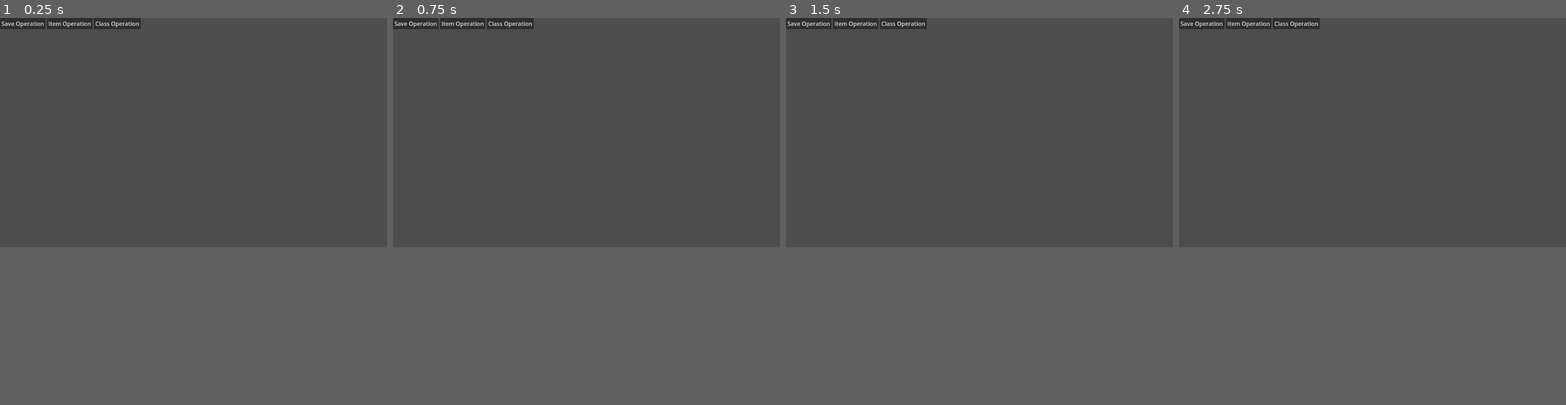
Above: before the commit, frames 1-4 (left to right).
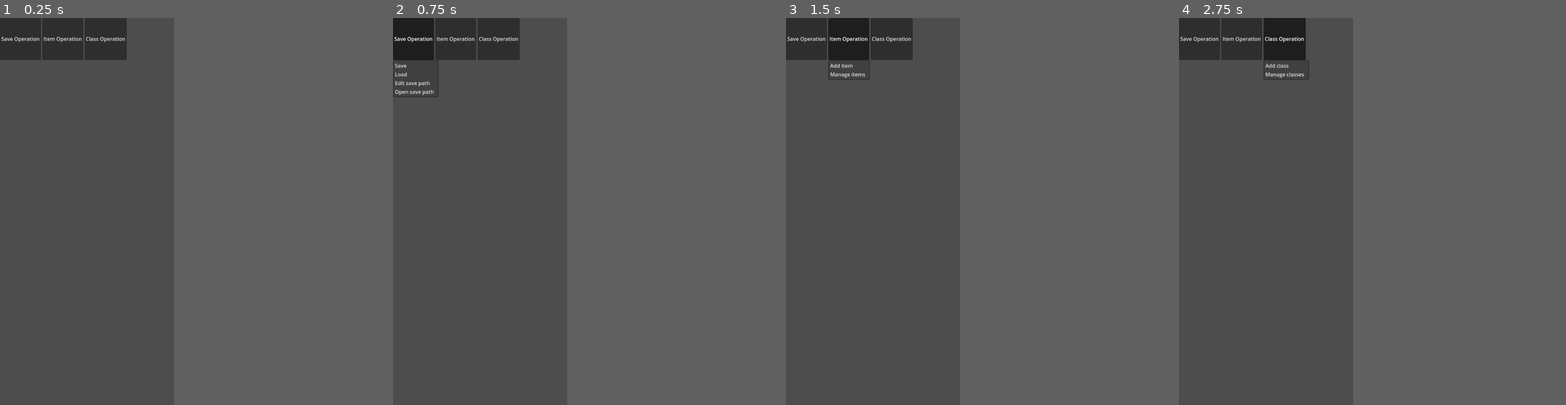
Above: after the commit, the same moments.

Repository: lfoxhlnut/KeyManager
Game: Godot game, scene res://ui/main.tscn
Two runs of this game, one before a commit and one after it. Both use one fixed random seed, a clock stepped at 60 frames per second and the inputs below.
Inputs (mouse positions are in pixels of both pictures, inside the frame that each line leads up to):
- Up to frame 1 (0.25 s): no input
- Up to frame 2 (0.75 s): click (439, 29) at 0.5 s, where only the run after the commit has a clickable "Save Operation"
- Up to frame 3 (1.5 s): click (925, 29) at 1.25 s, where only the run after the commit has a clickable "Item Operation"
- Up to frame 4 (2.75 s): click (1415, 29) at 2 s, where only the run after the commit has a clickable "Class Operation"
In our replay, the window is 800x474 before the commit and 360x800 after it. These sizes can differ from the game's own. Grey fills any space a smaller window leaves; there, only what the larger window draws over its background counts as a difference.

The runs differ from the first frame. In frame 1, 2.7% of the frame differs, in the area x 0-37%, y 0-11%; in frame 2, 3.0%, in the area x 0-37%, y 0-21%; in frame 3, 2.9%; in frame 4, 2.9%.

Commit message:
Adapt for Android(work in progress).
Add tool script.
Add warning under certain condition.
Update custom_user_dir_name.

Diff:
--- a/global/global.tscn
+++ b/global/global.tscn
@@ -1,6 +1,10 @@
-[gd_scene load_steps=2 format=3 uid="uid://d2sdwnvlwhspu"]
+[gd_scene load_steps=3 format=3 uid="uid://d2sdwnvlwhspu"]
 
 [ext_resource type="Script" path="res://script/global.gd" id="1_mslls"]
+[ext_resource type="Script" path="res://script/auto_run.gd" id="2_aut2g"]
 
 [node name="Global" type="Node"]
 script = ExtResource("1_mslls")
+
+[node name="AutoRun" type="Node" parent="."]
+script = ExtResource("2_aut2g")
--- a/project.godot
+++ b/project.godot
@@ -13,7 +13,7 @@
 config/name="KeyManager"
 run/main_scene="res://ui/main.tscn"
 config/use_custom_user_dir=true
-config/custom_user_dir_name="bluewave"
+config/custom_user_dir_name="Bluewave111/KeyManager"
 config/features=PackedStringArray("4.2", "Forward Plus")
 config/icon="res://icon.svg"
 
@@ -24,9 +24,15 @@
 [display]
 
 window/size/viewport_width=1080
-window/size/viewport_height=640
-window/size/always_on_top=true
+window/size/viewport_height=2400
+window/size/window_width_override=540
+window/size/window_height_override=1200
+window/handheld/orientation=1
 
 [filesystem]
 
 import/blender/enabled=false
+
+[rendering]
+
+textures/vram_compression/import_etc2_astc=true
--- /dev/null
+++ b/script/auto_run.gd
@@ -0,0 +1,34 @@
+@tool
+class_name AutoRun
+extends Node
+
+# Prevent callback function runs too many times.
+# It seems that scene with tool script could not use "@onready var timer"
+# (at least there will be an error "Cannot call method 'is_stopped' on a null value.").
+var interval := 2
+var can_callback := true
+
+func _ready() -> void:
+	ProjectSettings.settings_changed.connect(_on_project_settings_changed)
+
+
+func _on_project_settings_changed() -> void:
+	if not can_callback:
+		return
+	can_callback = false
+	get_tree().create_timer(interval).timeout.connect(func():
+		can_callback = true
+	)
+
+	adjust_width_override()
+
+
+func adjust_width_override() -> void:
+	var height_override: int = ProjectSettings.get_setting("display/window/size/window_height_override")
+	var height: int = ProjectSettings.get_setting("display/window/size/viewport_height")
+	var width: int = ProjectSettings.get_setting("display/window/size/viewport_width")
+	var width_override := int(1.0 * height_override * width / height)
+	ProjectSettings.set_setting(
+		"display/window/size/window_width_override",
+		width_override
+	)
--- a/script/content.gd
+++ b/script/content.gd
@@ -8,7 +8,7 @@
 var tab_title: Array[String] = []
 var tab_info: Array[Array] = []
 # 学到的: 这里封装 current_... 使得下次修改存档版本会变得简单得多
-var current_tab_title: String = "":
+var current_tab_title: String:
 	set(v):
 		tab_title[title.current_tab] = v
 	get:
@@ -178,6 +178,8 @@
 
 
 func modify_current_class(modified: Data) -> void:
+	if is_empty():
+		return
 	var res: Array[Data] = []
 
 	# 判断当前 class 修改后是否与其他的 class 冲突
@@ -228,3 +230,7 @@
 	tab_info = new_info
 	initialize()
 	title.current_tab = new_current_id
+
+
+func is_empty() -> bool:
+	return tab_title.is_empty()
--- a/script/data.gd
+++ b/script/data.gd
@@ -8,6 +8,7 @@
 var info: PackedStringArray = []:
 	set(v):
 		info = v.duplicate()
+# "valid" can be replaced like this: {data=data, valid=true}.
 var valid := true	# 用于判定该 Data 是否是用户输入的(逻辑由返回 Data 的函数/信号等处理)
 
 func _init(_title: String = "", _info: Array[String] = []) -> void:
--- a/script/global.gd
+++ b/script/global.gd
@@ -2,17 +2,19 @@
 
 const DEBUG = true
 
-# NOTE:这些似乎有问题/
-#var WIN_WIDTH: float = ProjectSettings.get_setting("display/window/size/viewport_width")
-#var WIN_HEIGHT: float = ProjectSettings.get_setting("display/window/size/viewport_height")
-#var WIN_SIZE: Vector2:
-	#get:
-		#return Vector2(WIN_WIDTH, WIN_HEIGHT)
-
-
-const WIN_WIDTH = 1080
-const WIN_HEIGHT = 640
-const WIN_SIZE = Vector2(WIN_WIDTH, WIN_HEIGHT)
+var WIN_WIDTH: float:
+	get:
+		if OS.has_feature("editor"):
+			return ProjectSettings.get_setting("display/window/size/window_width_override")
+		return ProjectSettings.get_setting("display/window/size/viewport_width")
+var WIN_HEIGHT: float:
+	get:
+		if OS.has_feature("editor"):
+			return ProjectSettings.get_setting("display/window/size/window_height_override")
+		return ProjectSettings.get_setting("display/window/size/viewport_height")
+var WIN_SIZE: Vector2:
+	get:
+		return Vector2(WIN_WIDTH, WIN_HEIGHT)
 
 const DEFAULT_SAVE_PATH = "user://"
 const DEFAULT_SAVE_FILENAME = "save.dat"
@@ -27,6 +29,12 @@
 	if err != OK:
 		print_debug("fail to load config file. err code: ", err)
 
+	@warning_ignore("unused_variable")
+	var max_size := DisplayServer.screen_get_usable_rect().size
+
+	match OS.get_name():
+		"Android":
+			pass
 
 func _exit_tree() -> void:
 	save_config()
--- a/script/hud.gd
+++ b/script/hud.gd
@@ -7,3 +7,9 @@
 		color_rect.mouse_filter = Control.MOUSE_FILTER_STOP if v else Control.MOUSE_FILTER_IGNORE
 
 @onready var color_rect: ColorRect = $ColorRect
+@onready var confirmation_dialog: ConfirmationDialog = $ConfirmationDialog
+
+
+func warn(info: String) -> void:
+	confirmation_dialog.dialog_text = info
+	confirmation_dialog.popup()
--- a/script/main.gd
+++ b/script/main.gd
@@ -1,6 +1,7 @@
 extends Node
 @onready var content: Content = $Content
 @onready var menu: Menu = $HUD/Menu
+@onready var hud: HUD = $HUD
 
 # TODO:
 # 添加注释, 或者两者一起(可能比较
@@ -45,9 +46,15 @@
 	return save_dict
 
 
-func _on_menu_item_add_pressed(data: Data) -> void:
-	# 空的数据不被承认
-	if not data.is_empty():
+func _on_menu_item_add_pressed() -> void:
+	if content.is_empty():
+		hud.warn("No class now. Add a class first.")
+		return
+
+	var data := await menu.get_data_from_ew()
+
+	# Permit if data is valid and not empty.
+	if data.valid and not data.is_empty():
 		content.add_item(data)
 
 
@@ -57,6 +64,9 @@
 
 
 func _on_menu_item_manage_pressed() -> void:
+	if content.is_empty():
+		hud.warn("No class now.")
+		return
 	var old_data := content.get_current_class_info()
 	var modified := await menu.get_data_from_ew(old_data)
 
@@ -66,6 +76,9 @@
 
 
 func _on_menu_class_manage_pressed() -> void:
+	if content.is_empty():
+		hud.warn("No class now.")
+		return
 	var original := Data.new("", content.tab_title)
 
 	var modified := await menu.get_data_from_ew(original, EwSubInfo.TYPE.label)
--- a/script/menu.gd
+++ b/script/menu.gd
@@ -3,7 +3,7 @@
 
 signal save_pressed(save_key: String)
 signal load_pressed(save_key: String)
-signal item_add_pressed(data: Data)
+signal item_add_pressed()
 signal item_manage_pressed
 signal class_add_pressed(data: Data)
 signal class_manage_pressed
@@ -29,9 +29,13 @@
 	"Add class",
 	"Manage classes"
 ]
-@onready var save_operation: PopupMenu = $"MenuBar/Save Operation"
-@onready var item_operation: PopupMenu = $"MenuBar/Item Operation"
-@onready var class_operation: PopupMenu = $"MenuBar/Class Operation"
+@onready var save_btn: MenuButton = $HBoxContainer/SaveOperation
+@onready var item_btn: MenuButton = $HBoxContainer/ItemOperation
+@onready var class_btn: MenuButton = $HBoxContainer/ClassOperation
+# Still couldn't resize popup menu. To build a new one.
+@onready var save_popup: PopupMenu = save_btn.get_popup()
+@onready var item_popup: PopupMenu = item_btn.get_popup()
+@onready var class_popup: PopupMenu = class_btn.get_popup()
 @onready var info_input: InfoInput = $CenterContainer/InfoInput
 @onready var file_dialog: FileDialog = $FileDialog
 @onready var hud: HUD = $".."
@@ -42,27 +46,34 @@
 
 
 func _ready() -> void:
+	load_config()
 	center_container.size = Global.WIN_SIZE
-	info_input.custom_minimum_size = Global.WIN_SIZE * 0.6
-	info_input.input_size = Vector2(size.x * 0.4, size.x * 0.1)
+	info_input.input_size = Vector2(Global.WIN_WIDTH * 0.4, Global.WIN_HEIGHT * 0.05)
+
+	info_input.custom_minimum_size = Vector2(Global.WIN_WIDTH * 0.9, Global.WIN_HEIGHT * 0.05 + 32)
+
+	# TODO: A component(node) that apply percentage size to its parent.
 	@warning_ignore("narrowing_conversion")
-	file_dialog.size.x = 0.75 * size.x
+	file_dialog.size.x = 0.75 * Global.WIN_WIDTH
 	@warning_ignore("narrowing_conversion")
-	file_dialog.size.y = 0.4 * size.x	# 这里用的是 size.x, 只能保证 menu 的宽度和屏幕一样
-	file_dialog.position = 0.5 * (Global.WIN_SIZE - (file_dialog.size as Vector2))	# 居中
+	file_dialog.size.y = 0.8 * Global.WIN_HEIGHT
+	set_popup_menu_item_text()
+	save_popup.index_pressed.connect(_on_save_operation_index_pressed)
+	item_popup.index_pressed.connect(_on_item_operation_index_pressed)
+	class_popup.index_pressed.connect(_on_class_operation_index_pressed)
 
 
-	set_popup_menu_item_text()
-	load_config()
+func center_file_dialog() -> void:
+	file_dialog.position = 0.5 * (Global.WIN_SIZE - (file_dialog.size as Vector2))
 
 
 func set_popup_menu_item_text() -> void:
 	for i: String in SaveOpText:
-		save_operation.add_item(i)
+		save_popup.add_item(i)
 	for i: String in ItemOpText:
-		item_operation.add_item(i)
+		item_popup.add_item(i)
 	for i: String in ClassOpText:
-		class_operation.add_item(i)
+		class_popup.add_item(i)
 
 
 func load_config() -> void:
@@ -86,6 +97,7 @@
 
 func _on_edit_save_path_pressed() -> void:
 	file_dialog.current_dir = ProjectSettings.globalize_path(save_path)
+	center_file_dialog()
 	file_dialog.show()
 	var s: String = await file_dialog.dir_selected
 	if not s.is_empty():
@@ -156,8 +168,8 @@
 		SaveOp.EDIT_PATH:
 			_on_edit_save_path_pressed()
 		SaveOp.OPEN_PATH:
-			# NOTE: ↓ 未在 android 上实现, 不行就试试 shell_open()
-			OS.shell_show_in_file_manager(ProjectSettings.globalize_path(save_path), true)
+			# Still doesn't work on android.
+			OS.shell_open(ProjectSettings.globalize_path(save_path))
 		_:
 			print_debug("unexpected index: ", index)
 
@@ -165,9 +177,7 @@
 func _on_item_operation_index_pressed(index: int) -> void:
 	match index:
 		ItemOp.ADD:
-			var d := await get_data_from_ew()
-			if d.valid:
-				item_add_pressed.emit(d)
+			item_add_pressed.emit()
 		ItemOp.MANAGE:
 			item_manage_pressed.emit()
 		_:
--- a/ui/hud.tscn
+++ b/ui/hud.tscn
@@ -13,3 +13,9 @@
 grow_vertical = 2
 mouse_filter = 2
 color = Color(1, 1, 1, 0)
+
+[node name="ConfirmationDialog" type="ConfirmationDialog" parent="."]
+title = "Warning"
+initial_position = 2
+size = Vector2i(400, 200)
+dialog_autowrap = true
--- a/ui/main.tscn
+++ b/ui/main.tscn
@@ -11,9 +11,9 @@
 
 [node name="Content" type="Control" parent="."]
 layout_mode = 3
-anchor_top = 0.101563
+anchor_top = 0.101667
 anchor_right = 1.0
-anchor_bottom = 1.0
+anchor_bottom = 0.929167
 grow_horizontal = 2
 grow_vertical = 2
 script = ExtResource("2_u6f25")
@@ -50,18 +50,25 @@
 grow_horizontal = 2
 script = ExtResource("3_rt524")
 
-[node name="MenuBar" type="MenuBar" parent="HUD/Menu"]
-layout_mode = 1
-anchors_preset = 10
-anchor_right = 1.0
-offset_bottom = 48.0
-grow_horizontal = 2
+[node name="HBoxContainer" type="HBoxContainer" parent="HUD/Menu"]
+layout_mode = 0
+offset_right = 393.0
+offset_bottom = 130.0
 
-[node name="Save Operation" type="PopupMenu" parent="HUD/Menu/MenuBar"]
+[node name="SaveOperation" type="MenuButton" parent="HUD/Menu/HBoxContainer"]
+layout_mode = 2
+text = "Save Operation"
+flat = false
 
-[node name="Item Operation" type="PopupMenu" parent="HUD/Menu/MenuBar"]
+[node name="ItemOperation" type="MenuButton" parent="HUD/Menu/HBoxContainer"]
+layout_mode = 2
+text = "Item Operation"
+flat = false
 
-[node name="Class Operation" type="PopupMenu" parent="HUD/Menu/MenuBar"]
+[node name="ClassOperation" type="MenuButton" parent="HUD/Menu/HBoxContainer"]
+layout_mode = 2
+text = "Class Operation"
+flat = false
 
 [node name="FileDialog" type="FileDialog" parent="HUD/Menu"]
 title = "Open a Directory"
@@ -87,6 +94,3 @@
 [connection signal="item_manage_pressed" from="HUD/Menu" to="." method="_on_menu_item_manage_pressed"]
 [connection signal="load_pressed" from="HUD/Menu" to="." method="_on_menu_load_pressed"]
 [connection signal="save_pressed" from="HUD/Menu" to="." method="_on_menu_save_pressed"]
-[connection signal="index_pressed" from="HUD/Menu/MenuBar/Save Operation" to="HUD/Menu" method="_on_save_operation_index_pressed"]
-[connection signal="index_pressed" from="HUD/Menu/MenuBar/Item Operation" to="HUD/Menu" method="_on_item_operation_index_pressed"]
-[connection signal="index_pressed" from="HUD/Menu/MenuBar/Class Operation" to="HUD/Menu" method="_on_class_operation_index_pressed"]
Not shown, added: asset/readme/.gdignore
